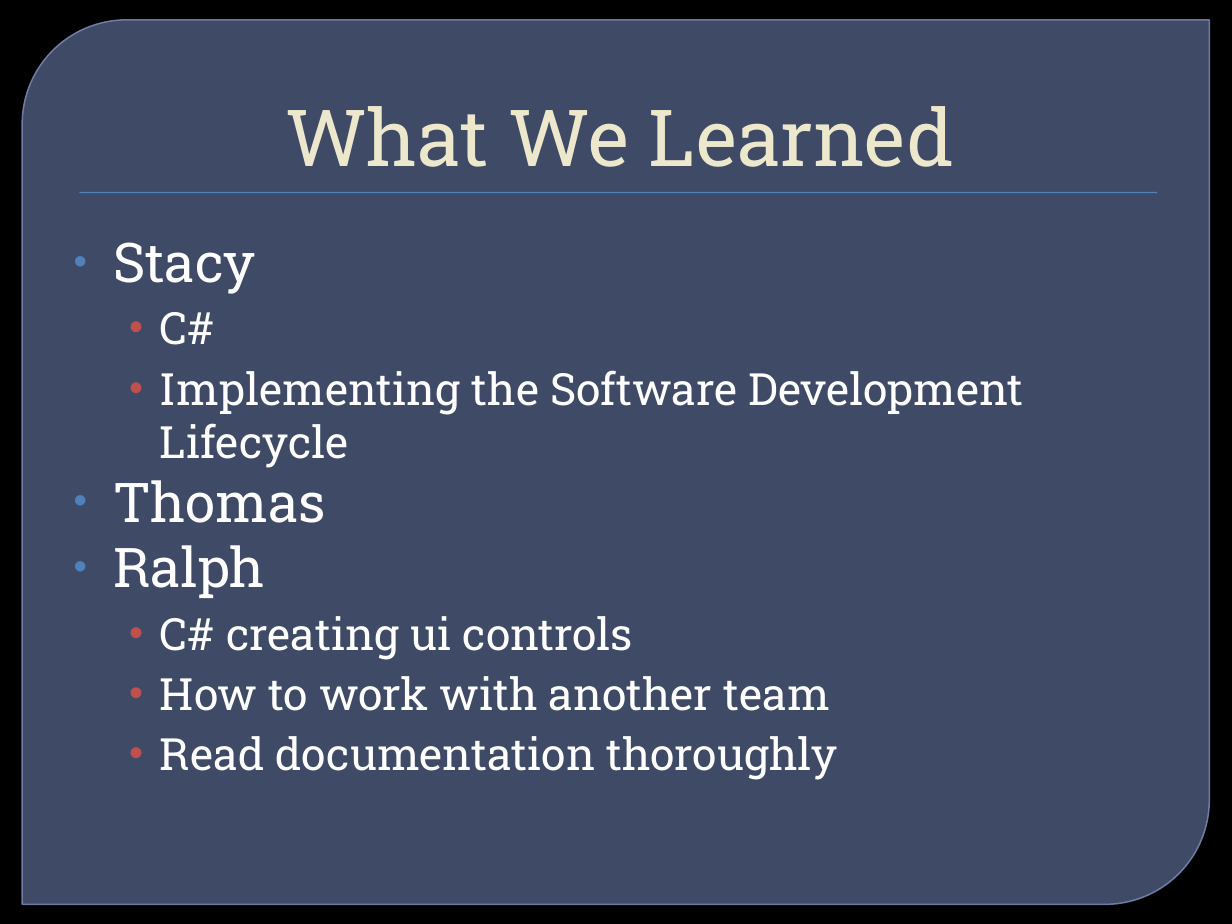
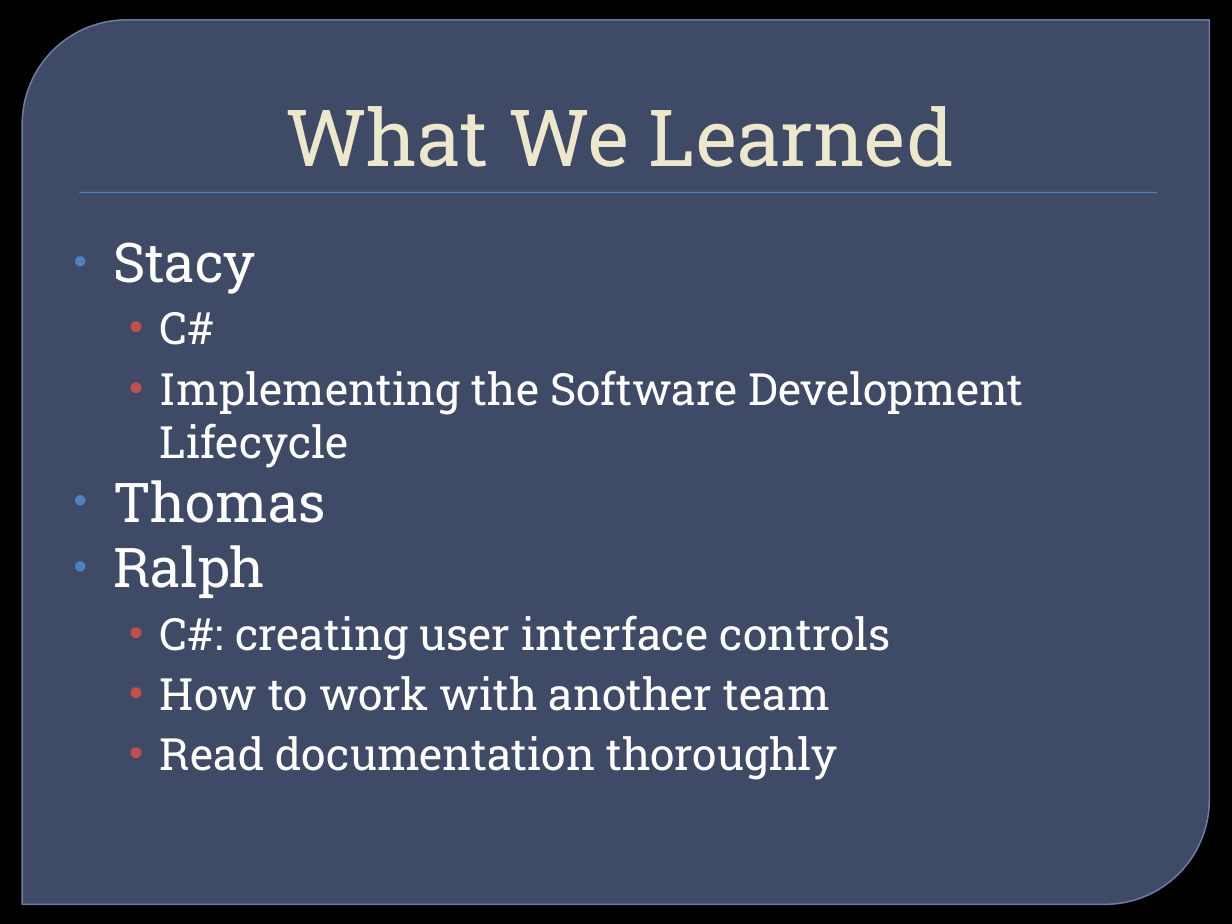
Before and after one commit to ameindygogirl/FishSeniorProject, a slide deck: slide 18 of Briefings/WinterFinalBriefing.pptx. Drawn at 1232x924 pixels with LibreOffice and Linux fonts; fonts in the diff are those of the drawing; background and template pictures are left out. Boxes give left, top, right and bottom in pixels: in the first picture for what was removed or moved away, otherwise in the second. Text is boxed around its words. In the diff, an @@ line names an element or a change of style, - is before the commit and + after.

Commit message:
Minor changes

```diff
--- a/Briefings/WinterFinalBriefing.pptx
+++ b/Briefings/WinterFinalBriefing.pptx
@@ text at bbox=[160, 615, 891, 660]: text changed @@
-  • C# creating ui controls
+  • C#: creating user interface controls
```
